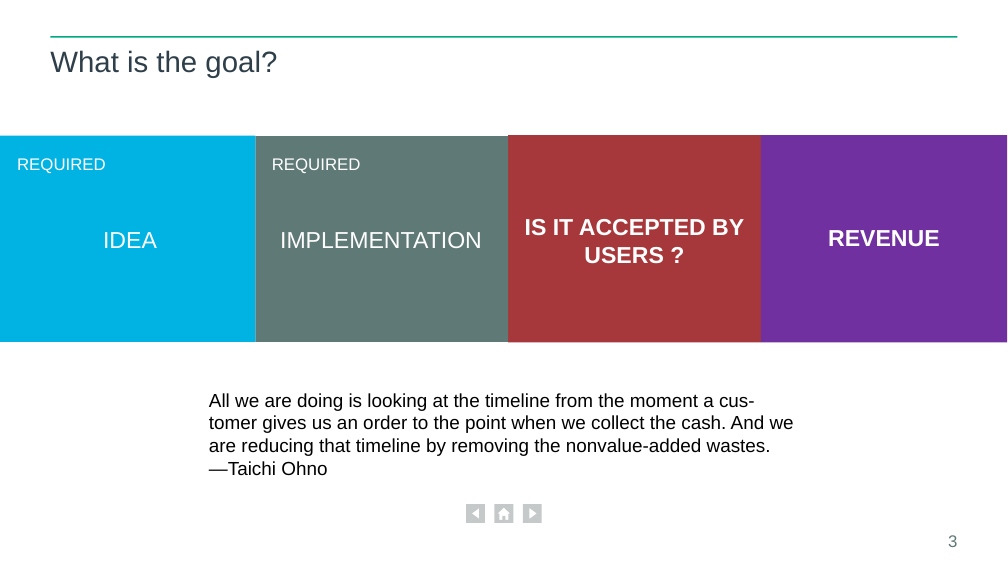
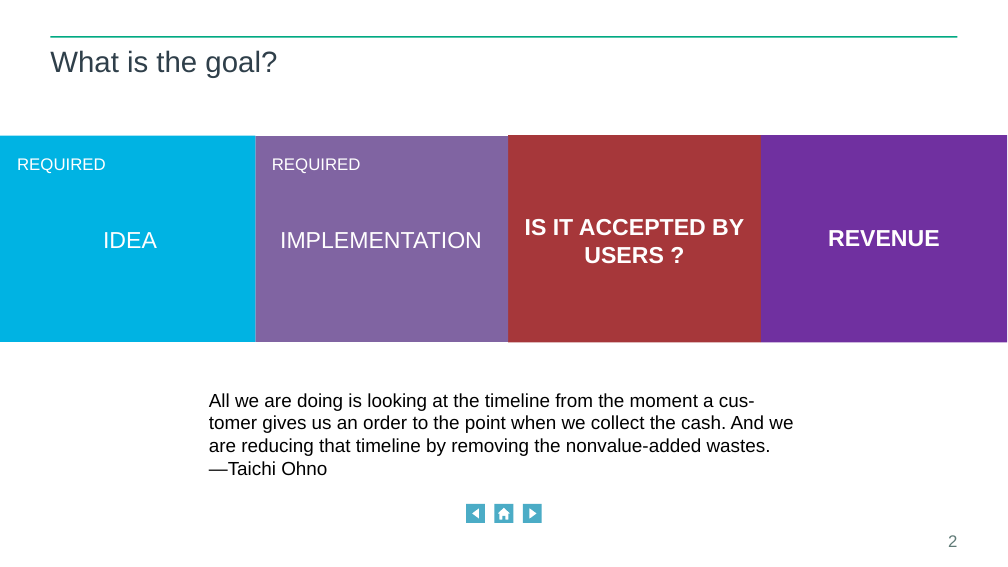
Before and after one commit to eljuanchosf/smit-training, a slide deck: slide 2 of dev/Introduction.pptx (slide 3 before the commit). Drawn at 1008x567 pixels with LibreOffice and Linux fonts; fonts in the diff are those of the drawing; background and template pictures are left out. Boxes give left, top, right and bottom in pixels: in the first picture for what was removed or moved away, otherwise in the second. Text is boxed around its words. In the diff, an @@ line names an element or a change of style, - is before the commit and + after.

```diff
--- a/dev/Introduction.pptx
+++ b/dev/Introduction.pptx
@@ rectangle at <box>255,136,508,342</box>: fill #5F7A76 to #8064A2 @@
@@ fill #C6C9CA to #4BACC6 in 3 elements at <box>523,504,542,523</box>, <box>494,504,513,523</box>, <box>466,504,485,523</box> @@
@@ page number at <box>948,535,957,547</box>: text changed @@
-3
+2
```
Also in this commit, not shown: 7 other slides changed, 1 slide removed, 5 other files.
